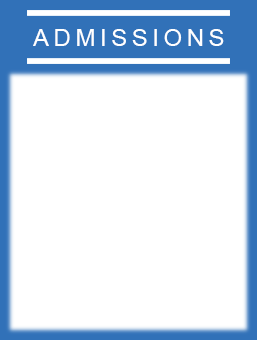
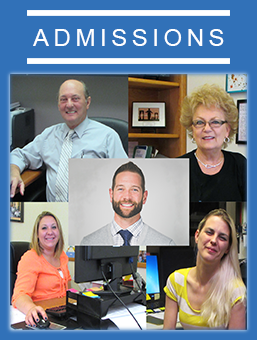
Layers edited between the first and the second (257, 340) image:
added layer "Admissions" in group "Mask" over [10, 74, 247, 330]
